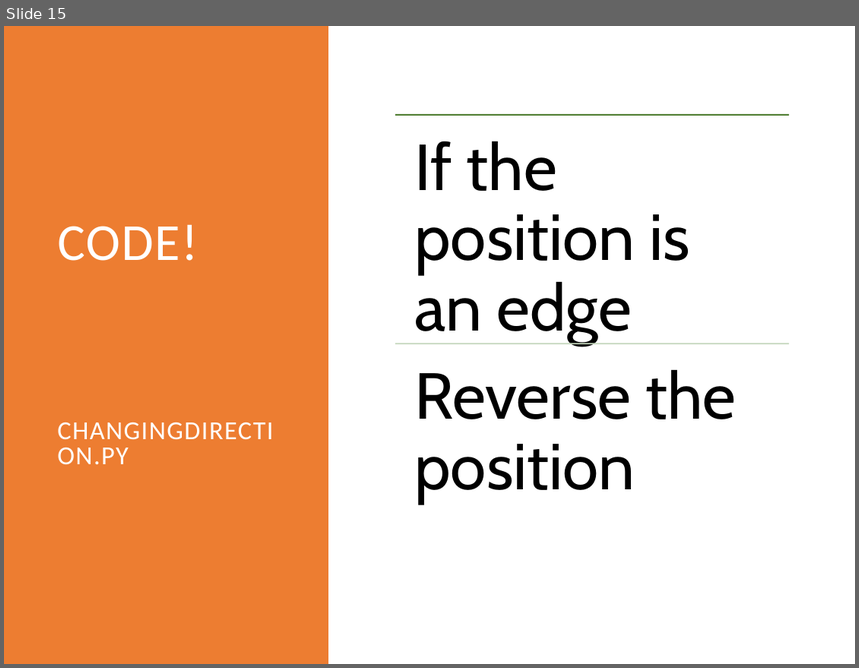
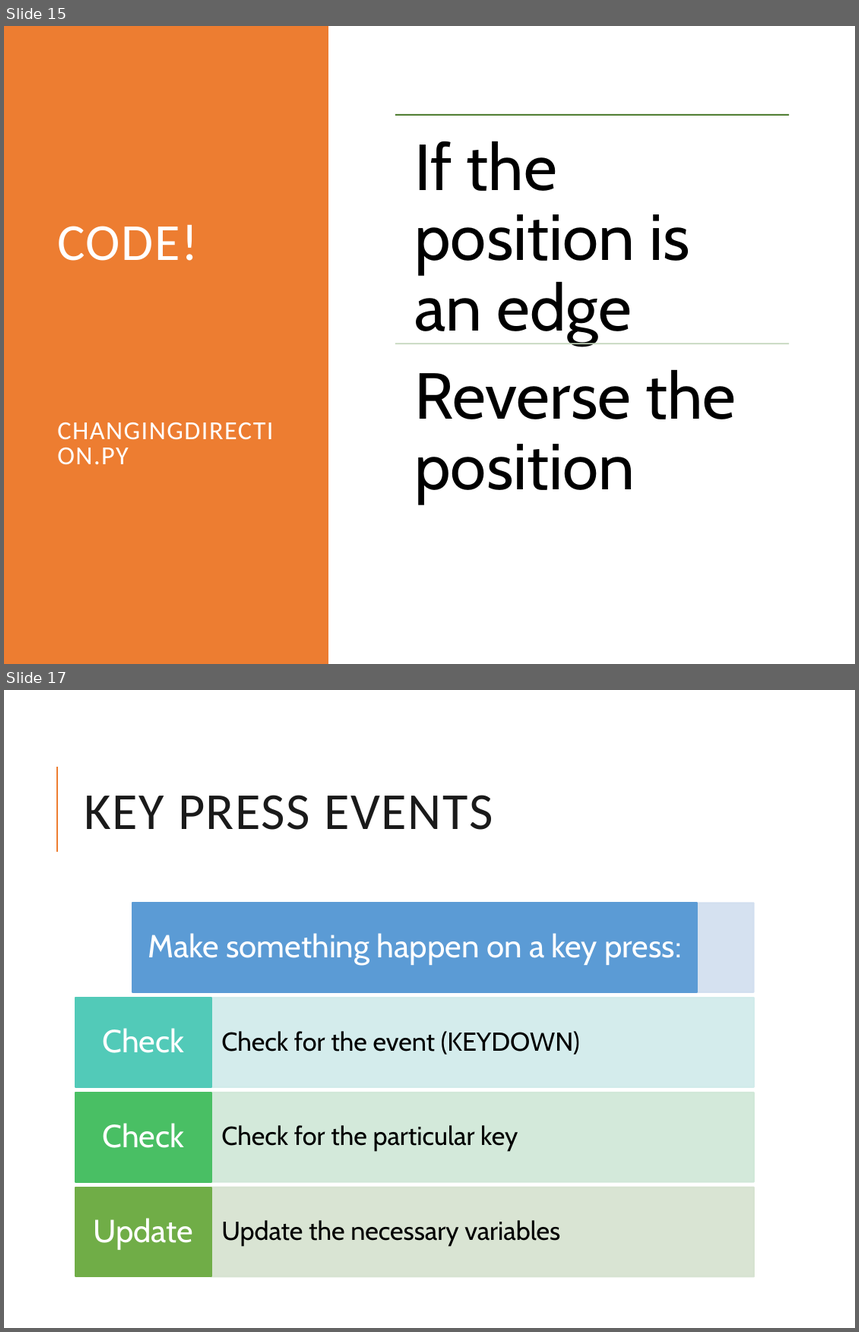
Before and after one commit to rsera/Junior-Knights, a slide deck: Python Day 10 Pygame 2.pptx. Shown one above the other, each under a label of ours: slide 15 before the commit, slides 15 and 17 after it; the slides between them are not shown. The pictures are 859x668 and 859x1332 pixels, drawn with LibreOffice and Linux fonts; fonts in the diff are those of the drawing. Boxes give left, top, right and bottom in pixels: in the first picture for what was removed or moved away, otherwise in the second. Text is boxed around its words. In the diff, an @@ line names an element or a change of style, - is before the commit and + after.

```diff
--- a/Python Day 10 Pygame 2.pptx
+++ b/Python Day 10 Pygame 2.pptx
@@ slide 17 added at <box>4,690,855,1328</box>, background #FFFFFF @@
@@ line added from (56, 852) to (56, 767), #ED7D31 1.5 pt @@
@@ title added at <box>84,795,493,830</box>, 44 pt, text #1A1A1A @@
+KEY PRESS EVENTS
@@ group added at <box>75,903,754,1277</box>: 8 rectangles, 7 texts @@
+Make something happen on a key press:
+Check for the event (KEYDOWN)
+Check
+Check for the particular key
+Check
+Update the necessary variables
+Update
```
Also in this commit, not shown: 1 slide changed, 7 other slides added, 2 slides removed, 14 other files.
